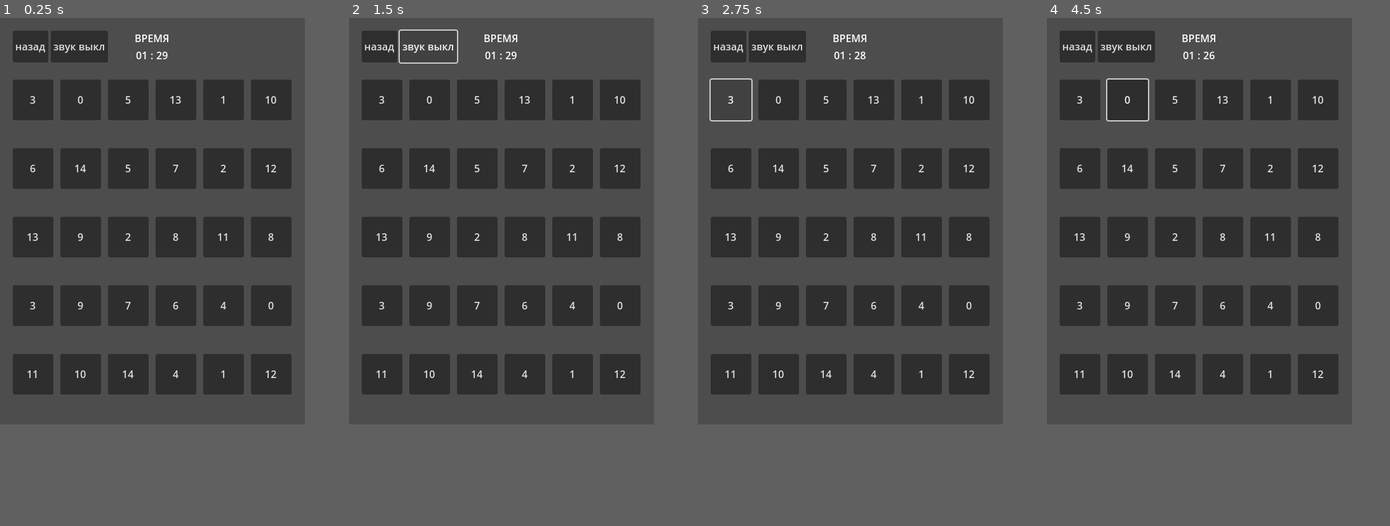
Above: before the commit, frames 1-4 (left to right).
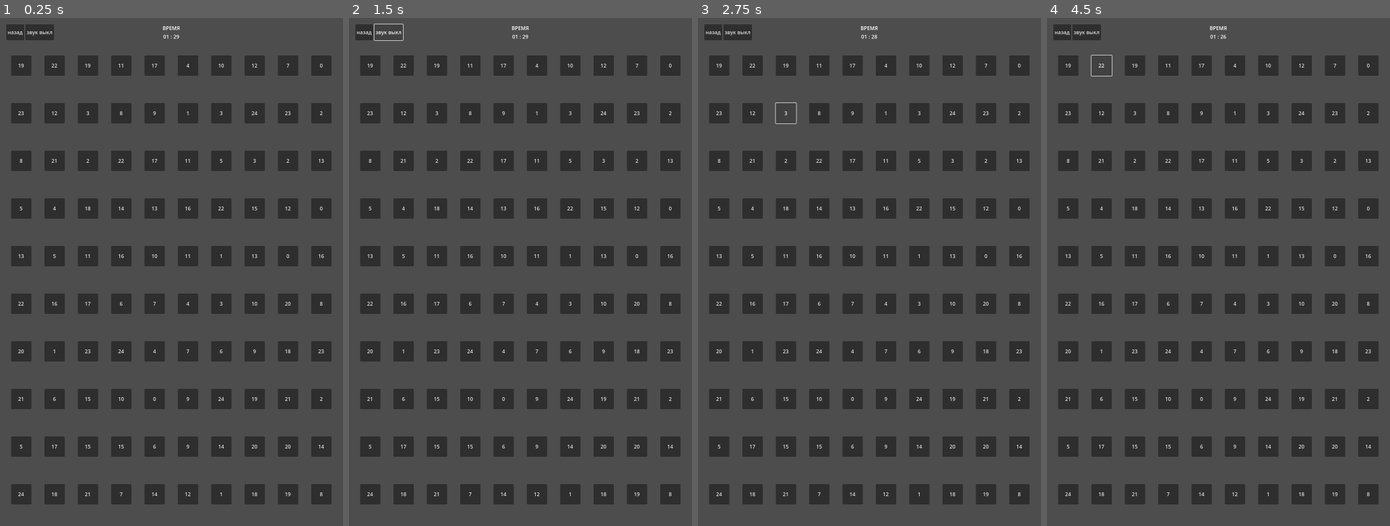
Above: after the commit, the same moments.

Repository: FVT34U/pixelcardflipper
Game: Godot game, scene res://Game.tscn
The game is run twice, just before and just after one commit, with the same random seed, the same clock (stepped at 60 frames per second) and the same inputs.
Inputs (mouse positions are in pixels of both pictures, inside the frame that each line leads up to):
- Up to frame 1 (0.25 s): no input
- Up to frame 2 (1.5 s): click "назад" at 0.5 s; click "звук выкл" at 1.25 s
- Up to frame 3 (2.75 s): click "3" at 2 s
- Up to frame 4 (4.5 s): click "3" (after the commit: "19") at 2.75 s; click "0" at 3.5 s; click (1095, 58) at 4.25 s, where only the run after the commit has a clickable "22"
In our replay, the window is 480x640 before the commit and 540x800 after it. These sizes can differ from the game's own. Grey fills any space a smaller window leaves; there, only what the larger window draws over its background counts as a difference.

The runs differ from the first frame. In frame 1, 38% of the frame differs, in the area x 1-97%, y 1-96%; in frame 2, 38%; in frame 3, 38%; in frame 4, 38%.

Commit message:
fix: disabeling cards instead of deleting

Diff:
--- a/Card.tscn
+++ b/Card.tscn
@@ -4,15 +4,9 @@
 
 [node name="Card" type="Button" node_paths=PackedStringArray("anim_player")]
 custom_minimum_size = Vector2(64, 64)
-anchors_preset = 8
-anchor_left = 0.5
-anchor_top = 0.5
-anchor_right = 0.5
-anchor_bottom = 0.5
-offset_left = -32.0
-offset_top = -32.0
-offset_right = 32.0
-offset_bottom = 32.0
+anchors_preset = 15
+anchor_right = 1.0
+anchor_bottom = 1.0
 grow_horizontal = 2
 grow_vertical = 2
 size_flags_horizontal = 6
--- a/card.gd
+++ b/card.gd
@@ -7,5 +7,9 @@
 signal card_choosed(card: Card)
 
 
+func _ready() -> void:
+	_set_size(Vector2(get_size().x, get_size().x))
+
+
 func _on_pressed():
 	card_choosed.emit(self)
--- a/game_controller.gd
+++ b/game_controller.gd
@@ -35,9 +35,11 @@
 func _on_card_choosed(card: Card):
 	print(card.id)
 
-	if chosen_cards.size() <= GameProperties.num_of_cards_to_open:
+	if chosen_cards.size() < GameProperties.num_of_cards_to_open - 1:
 		chosen_cards.append(card)
 		return
+
+	chosen_cards.append(card)
 
 	var primary_id = chosen_cards[0].id
 	var failed = false
@@ -48,7 +50,7 @@
 
 	if not failed:
 		for c in chosen_cards:
-			c.queue_free()
+			c.disabled = true
 
 	chosen_cards.clear()
 
--- a/game_properties.gd
+++ b/game_properties.gd
@@ -1,9 +1,9 @@
 extends Node
 
-var size = 30
-var width = 6
+var size = 100
+var width = 10
 
-var num_of_cards_to_open = 2
+var num_of_cards_to_open = 4
 var card_stacks = 0
 
 
--- a/project.godot
+++ b/project.godot
@@ -21,8 +21,8 @@
 
 [display]
 
-window/size/viewport_width=480
-window/size/viewport_height=640
+window/size/viewport_width=1080
+window/size/viewport_height=1920
 
 [rendering]
 
